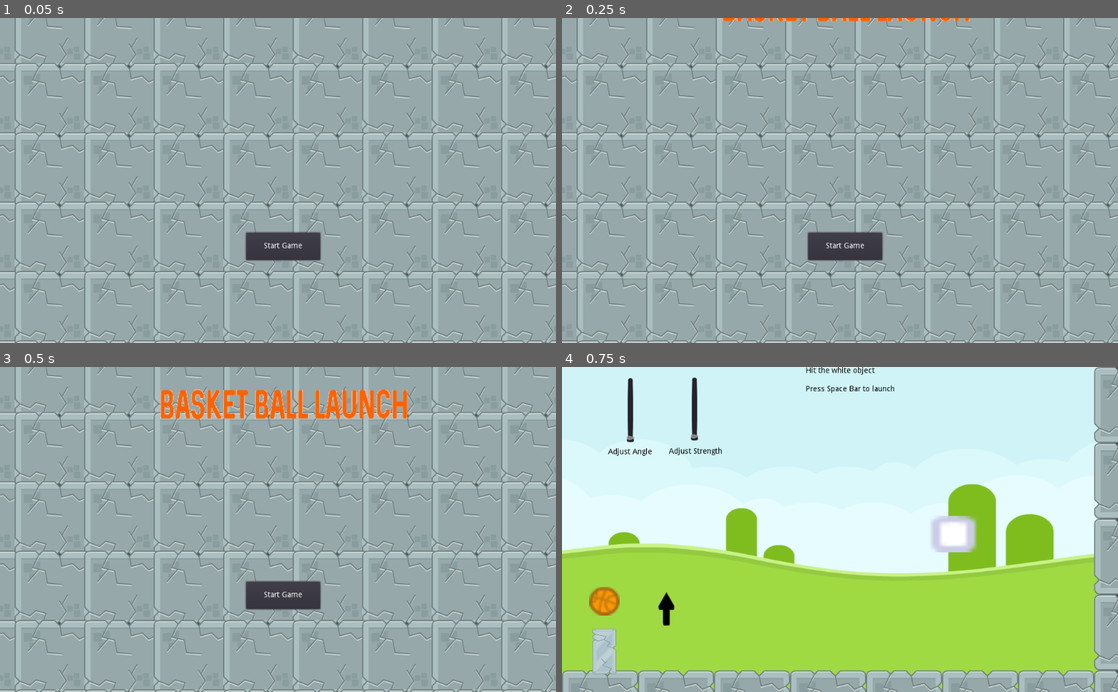
Above: before the commit, frames 1-4 (two rows, left to right).
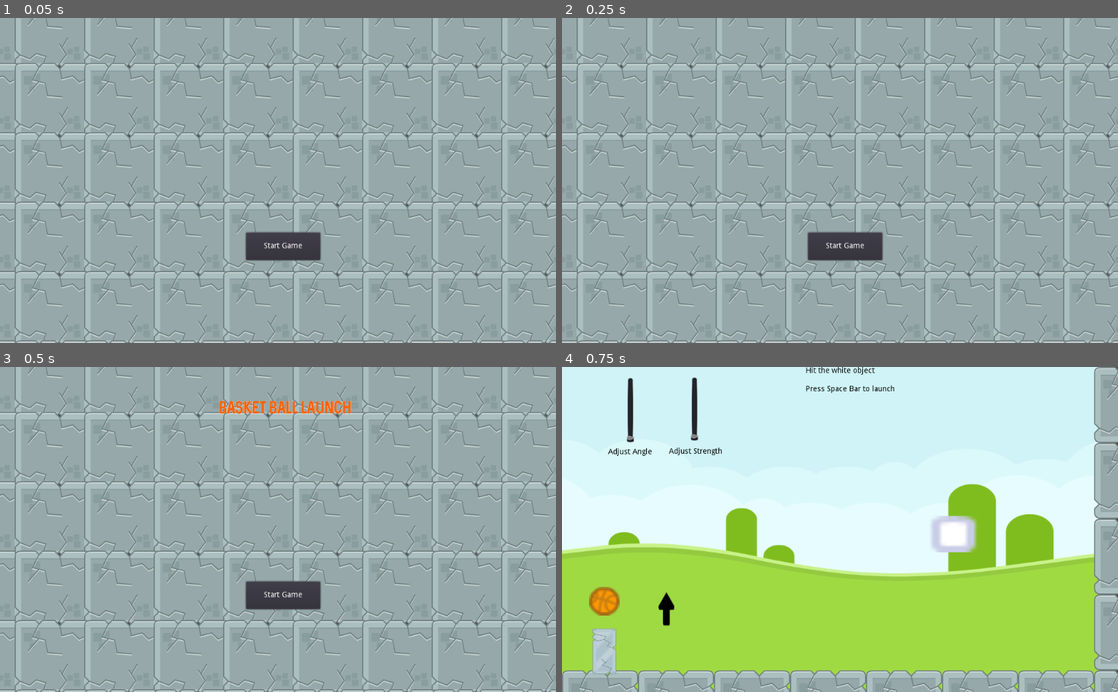
Above: after the commit, the same moments.

Repository: bsu-cs315/P1-Basketball-Game
Game: Godot game, scene res://src/TitleScreen.tscn
Two runs of this game, one before a commit and one after it. Both use one fixed random seed, a clock stepped at 60 frames per second and the inputs below.
Inputs:
- Up to frame 1 (0.05 s): no input
- Up to frame 2 (0.25 s): no input
- Up to frame 3 (0.5 s): no input
- Up to frame 4 (0.75 s): click "Start Game" at 0.5 s

Frame 1 is identical in both runs. In frame 2, 0.3% of the frame differs, in the area x 28-74%, y 0-2%; in frame 3, 2.6%, in the area x 28-74%, y 6-17%; in frame 4, nothing differs.

Commit message:
Edit logo animation

Diff:
--- a/project/src/TitleScreen.tscn
+++ b/project/src/TitleScreen.tscn
@@ -67,6 +67,18 @@
 "update": 0,
 "values": [ Vector2( 527.101, -100 ), Vector2( 527.101, 257.281 ) ]
 }
+tracks/1/type = "value"
+tracks/1/path = NodePath("HUD/Logo:scale")
+tracks/1/interp = 1
+tracks/1/loop_wrap = true
+tracks/1/imported = false
+tracks/1/enabled = true
+tracks/1/keys = {
+"times": PoolRealArray( 0.2, 0.7, 1 ),
+"transitions": PoolRealArray( 1, 1, 1 ),
+"update": 0,
+"values": [ Vector2( 0.4, 0.4 ), Vector2( 0.8, 0.8 ), Vector2( 1.4, 1.4 ) ]
+}
 
 [node name="TitleScreen" type="Node2D"]
 script = ExtResource( 2 )
@@ -97,8 +109,8 @@
 }
 
 [node name="Logo" type="Sprite" parent="HUD"]
-position = Vector2( 527.101, -100 )
-scale = Vector2( 1.20221, 1.49155 )
+position = Vector2( 527.101, 257.281 )
+scale = Vector2( 1.4, 1.4 )
 texture = ExtResource( 3 )
 
 [node name="Animation" type="AnimationPlayer" parent="."]
Not shown, changed: README.md
